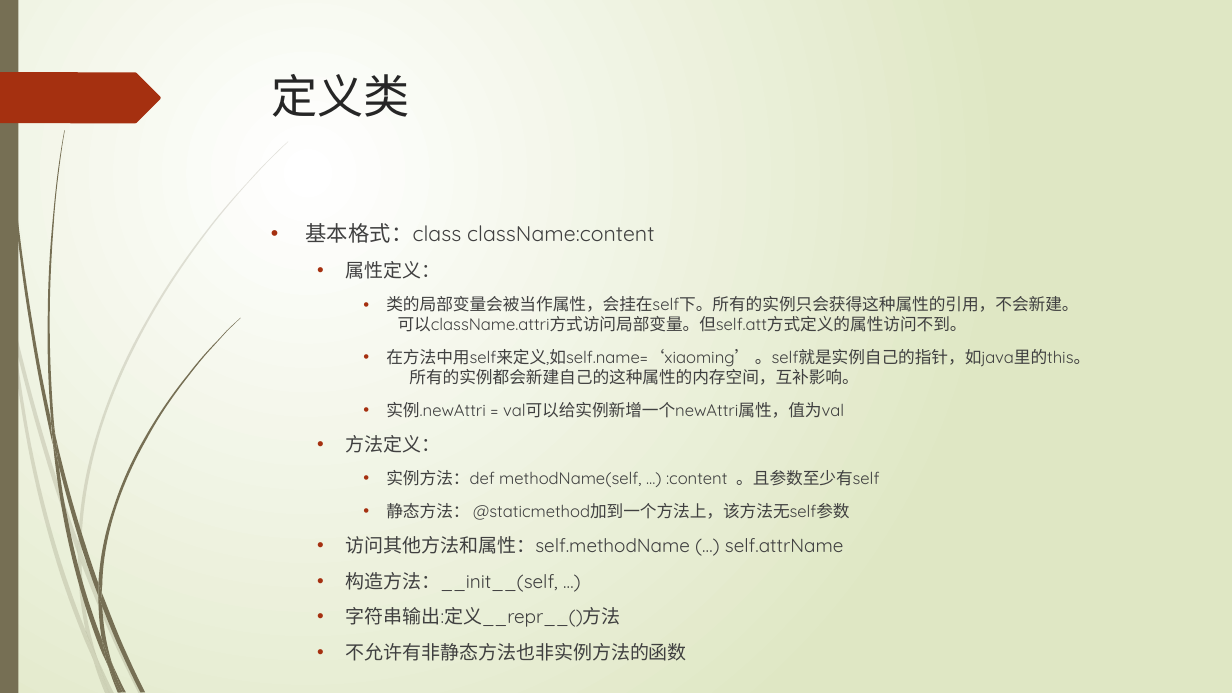
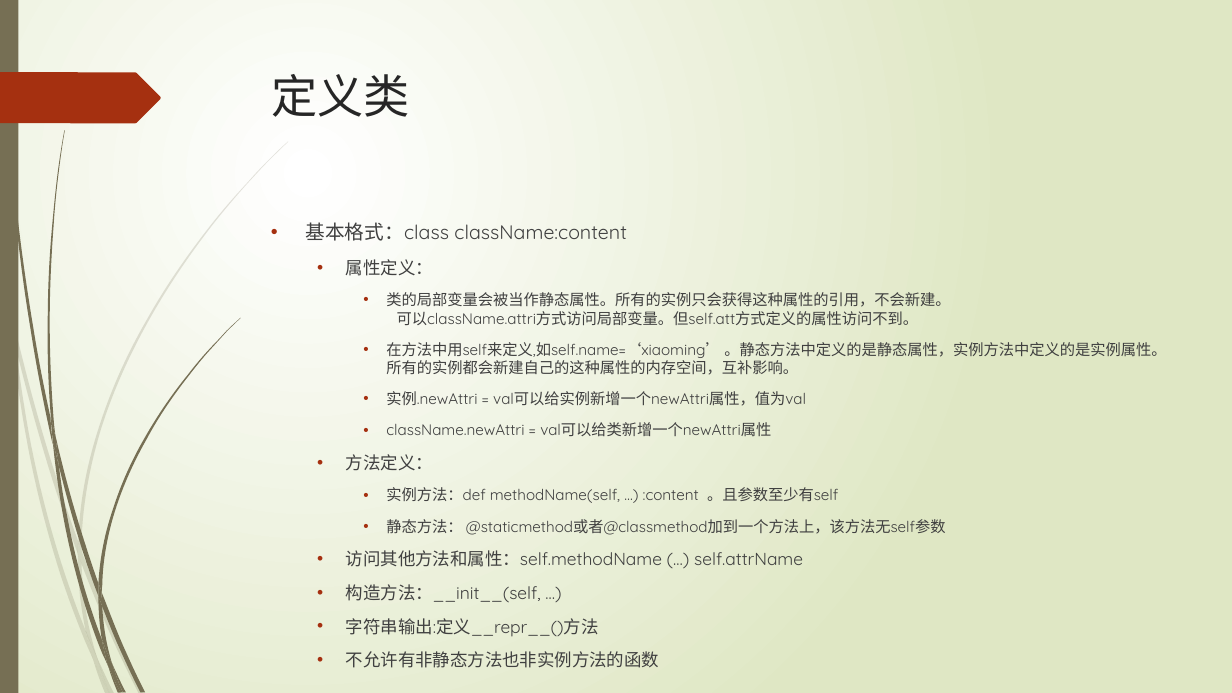
Before and after one commit to lspgithublxh/document, a slide deck: slide 35 of 编程语言/python/Python基础入门知识分享.pptx. Drawn at 1232x693 pixels with LibreOffice and Linux fonts; fonts in the diff are those of the drawing. Boxes give left, top, right and bottom in pixels: in the first picture for what was removed or moved away, otherwise in the second. Text is boxed around its words. In the diff, an @@ line names an element or a change of style, - is before the commit and + after.

```diff
--- a/编程语言/python/Python基础入门知识分享.pptx
+++ b/编程语言/python/Python基础入门知识分享.pptx
@@ text at box(306, 222, 838, 637): size 16.6 to 15.3 pt in "基本格式：class className:content"; size 14.8 to 13.6 pt in "属性定义：", "方法定义：", "访问其他方法和属性：self.methodName (…) self.attrName", "构造方法：__init__(self, …)" and 2 more places; size 12.9 to 11.9 pt in "实例.newAttri = val可以给实例新增一个newAttri属性，值为val", "实例方法：def methodName(self, …) :content 。且参数至少有self" @@
@@ text at box(386, 292, 1166, 375): text changed; size 12.9 to 11.9 pt @@
-    • 类的局部变量会被当作属性，会挂在self下。所有的实例只会获得这种属性的引用，不会新建。
-      可以className.attri方式访问局部变量。但self.att方式定义的属性访问不到。
-    • 在方法中用self来定义,如self.name=‘xiaoming’ 。self就是实例自己的指针，如java里的this。
-      所有的实例都会新建自己的这种属性的内存空间，互补影响。
+    • 类的局部变量会被当作静态属性。所有的实例只会获得这种属性的引用，不会新建。
+      可以className.attri方式访问局部变量。但self.att方式定义的属性访问不到。
+    • 在方法中用self来定义,如self.name=‘xiaoming’ 。静态方法中定义的是静态属性，实例方法中定义的是实例属性。所有的实例都会新建自己的这种属性的内存空间，互补影响。
@@ text at box(386, 422, 771, 436): paragraph added @@
+    • className.newAttri = val可以给类新增一个newAttri属性
@@ text at box(386, 519, 946, 535): text changed; size 12.9 to 11.9 pt @@
-    • 静态方法： @staticmethod加到一个方法上，该方法无self参数
+    • 静态方法： @staticmethod或者@classmethod加到一个方法上，该方法无self参数
```
Also in this commit, not shown: 2 other slides changed, 2 slides added.
